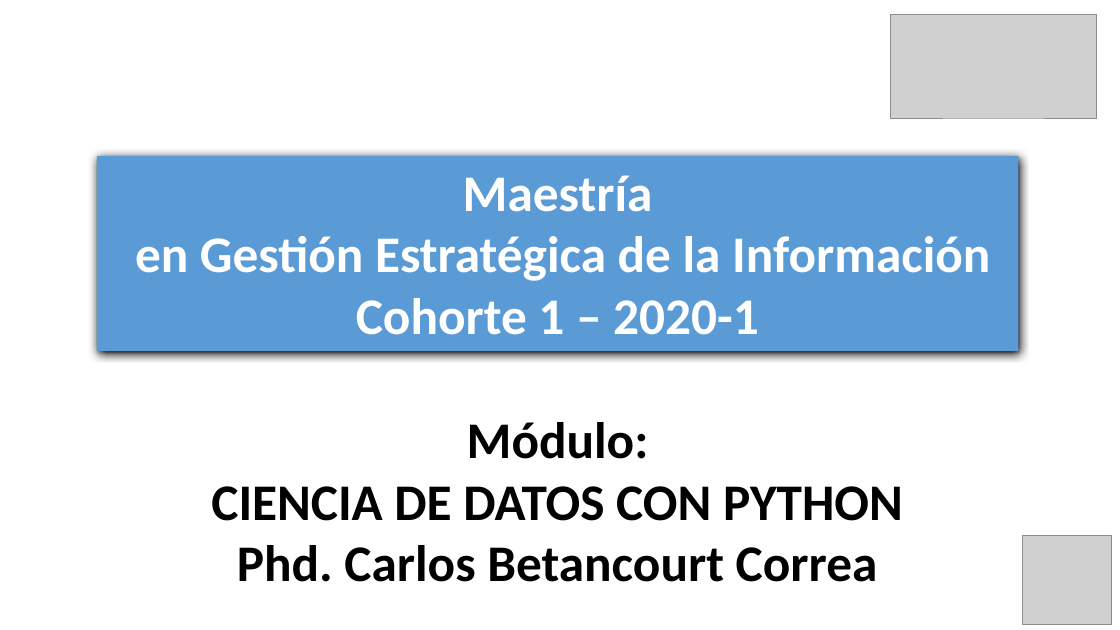
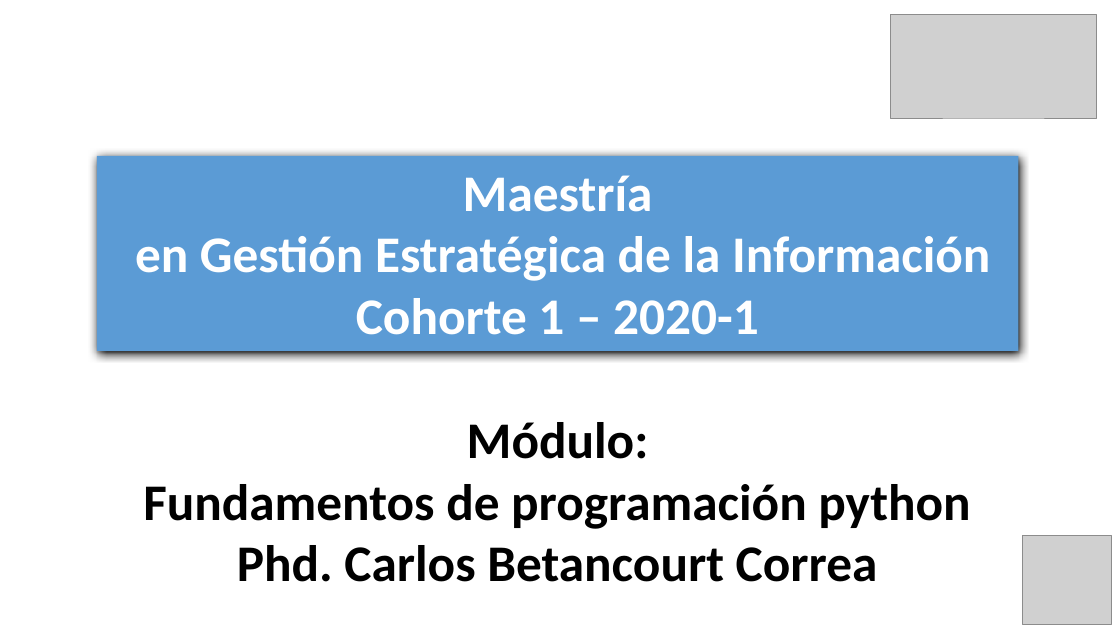
Before and after one commit to Duvandres19/Analitica_Python, a slide deck: slide 1 of Curso_Analitica_fundamentosPogramacionPython.pptx. Drawn at 1120x630 pixels with LibreOffice and Linux fonts; fonts in the diff are those of the drawing; grey boxes stand for pictures; background and template pictures are left out. Boxes give left, top, right and bottom in pixels: in the first picture for what was removed or moved away, otherwise in the second. Text is boxed around its words. In the diff, an @@ line names an element or a change of style, - is before the commit and + after.

```diff
--- a/Curso_Analitica_fundamentosPogramacionPython.pptx
+++ b/Curso_Analitica_fundamentosPogramacionPython.pptx
@@ text "Módulo:": place and size @@
-text "Módulo:" at (211,422,903,582)
+text "Módulo:" at (143,422,970,582)
@@ text at (143,484,970,529): text changed @@
-CIENCIA DE DATOS CON PYTHON
+Fundamentos de programación python
```
Also in this commit, not shown: 13 other slides changed, 5 slides added, 29 other files.
